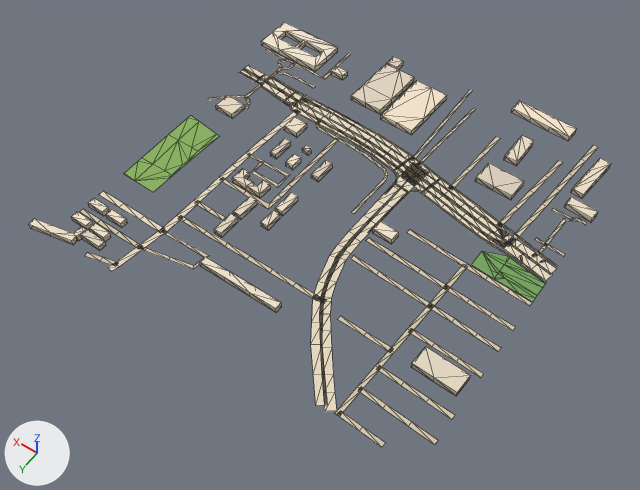
A saved change to the glTF model public/assets/bengaluru-region-v1/tiles/t16_-5-l0.glb.
Both versions are drawn from a 50 mm camera at (7869.0, -1651.0, 812.0) aimed at (8255.0, -2192.0, -38.0). Every picture has the same lights, and +X, +Y and +Z are marked at lower left. The first picture is the older version. Mesh edges are drawn as thin lines.

The first picture shows 'building', 'ground'.
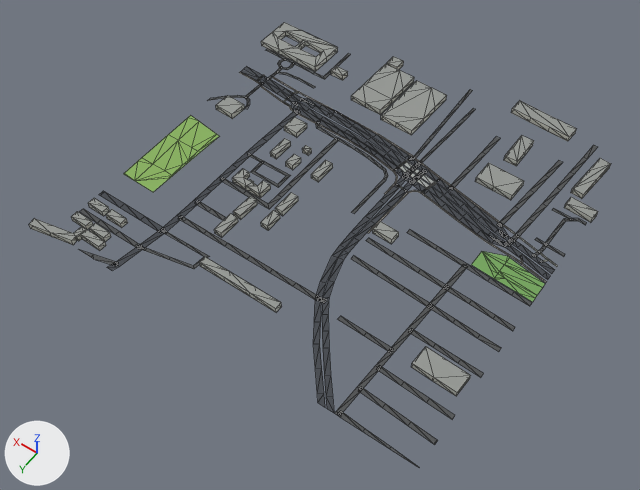
What the commit changed:
me_building is used by ob_building; location (8000.0, -2500.0, 0.0).
me_building had 358 vertices, 471 faces and spanned x -4.0..531.0, y -12.0..510.0, z 0.0..8.0.
me_building now has 358 vertices, 584 faces and spans x -4.0..531.0, y -12.0..510.0, z 0.0..8.0.
me_building part 1: 471 kept faces spanning x -4.0..531.0, y -12.0..510.0, z 0.0..8.0 get new vertex colours.
Edits to the shape of me_building do not show in these pictures.
me_ground is used by ob_ground; location (8000.0, -2500.0, 0.0).
me_ground had 951 vertices, 782 faces and spanned x -1.0..501.0, y 0.0..504.0, z 1.0.
me_ground now has 964 vertices, 795 faces and spans x 0.0..500.0, y 0.0..500.0, z 1.0.
me_ground part 2: the loose piece of 6 vertices spanning x 357.0..405.0, y 151.0..167.0, z 1.0 is scaled about its middle by (1, 0.614, 1).
me_ground part 3: the loose piece of 6 vertices spanning x 355.0..401.0, y 143.0..156.0, z 1.0 is scaled about its middle by (1, 0.588, 1).
me_ground part 4: the loose piece of 32 vertices spanning x 100.0..213.0, y 187.0..504.0, z 1.0 is rebuilt with 32 vertices and now spans x 111.0..219.0, y 159.0..500.0, z 1.0.
me_ground part 5: the loose piece of 12 vertices spanning x -1.0..69.0, y 192.0..217.0, z 1.0 is rebuilt with 12 vertices and now spans x 0.0..69.0, y 194.0..214.0, z 1.0.
me_ground part 6: the loose piece of 10 vertices spanning x 80.0..179.0, y 169.0..202.0, z 1.0 is rebuilt with 10 vertices and now spans x 80.0..178.0, y 172.0..199.0, z 1.0.
me_ground part 7: the loose piece of 10 vertices spanning x 400.0..500.0, y 135.0..155.0, z 1.0 is rebuilt with 10 vertices and now spans x 400.0..500.0, y 138.0..152.0, z 1.0.
me_ground part 8: the loose piece of 8 vertices spanning x -1.0..63.0, y 202.0..227.0, z 1.0 is rebuilt with 8 vertices and now spans x 0.0..62.0, y 205.0..225.0, z 1.0.
me_ground part 9: the loose piece of 8 vertices spanning x 84.0..180.0, y 178.0..210.0, z 1.0 is rebuilt with 8 vertices and now spans x 85.0..180.0, y 180.0..208.0, z 1.0.
me_ground part 10: the loose piece of 4 vertices spanning x 61.0..87.0, y 198.0..214.0, z 1.0 is rebuilt with 4 vertices and now spans x 61.0..86.0, y 201.0..211.0, z 1.0.
me_ground part 11: the loose piece of 4 vertices spanning x 67.0..82.0, y 190.0..203.0, z 1.0 is rebuilt with 4 vertices and now spans x 68.0..81.0, y 192.0..201.0, z 1.0.
me_ground part 12: the loose piece of 4 vertices spanning x 193.0..208.0, y 161.0..188.0, z 1.0 is rebuilt with 4 vertices and now spans x 196.0..206.0, y 161.0..188.0, z 1.0.
me_ground part 13: 28 vertices moved from x 28.0..501.0, y 145.0..463.0, z 1.0 to x 23.0..500.0, y 149.0..463.0, z 1.0; 88 vertices removed from x 29.0..500.0, y 38.0..504.0, z 1.0; 99 vertices added at x 0.0..500.0, y 35.0..500.0, z 1.0.
me_ground part 14: 7 vertices moved from x 407.0..449.0, y 418.0..503.0, z 1.0 to x 407.0..460.0, y 418.0..500.0, z 1.0; 3 vertices removed from x 427.0..466.0, y 418.0..498.0, z 1.0; 5 vertices added at x 441.0..498.0, y 418.0..495.0, z 1.0.
me_ground part 15: 4 vertices moved from x 46.0..54.0, y 63.0..95.0, z 1.0 to x 46.0..54.0, y 60.0..94.0, z 1.0; 2 vertices removed from x 44.0..50.0, y 31.0..32.0, z 1.0; 2 vertices added at x 44.0..50.0, y 27.0..28.0, z 1.0.
me_ground part 16: 522 kept faces spanning x 0.0..500.0, y 30.0..500.0, z 1.0 get new vertex colours; the middle colour goes from beige #d7c9ae to dark grey #535556.
Other edits to the shape of me_ground do not show in these pictures.

Boxes (x1, y1, x2, y2) around the edits, measured in the pictures (640 x 490 px; the box of a moved part takes in the faces that stretch with it):
'ground', reshaped: before (80, 49, 598, 447); after (80, 49, 598, 467)
part 1 of me_building, recoloured: (29, 22, 611, 396) in both
part 2 of me_ground, moved or reshaped: before (295, 100, 324, 119); after (295, 101, 323, 119)
part 3 of me_ground, moved or reshaped: before (298, 97, 330, 116); after (299, 100, 329, 115)
part 4 of me_ground, rebuilt (8% wider): before (319, 180, 416, 411); after (313, 164, 418, 407)
part 5 of me_ground, rebuilt: before (503, 234, 556, 273); after (504, 236, 555, 274)
part 6 of me_ground, rebuilt: before (433, 182, 499, 233); after (433, 183, 498, 233)
part 7 of me_ground, rebuilt (8% shorter): before (244, 65, 303, 102); after (244, 67, 301, 101)
part 8 of me_ground, rebuilt (8% narrower, 8% shorter): before (503, 242, 552, 280); after (505, 245, 550, 280)
part 9 of me_ground, rebuilt: before (427, 186, 492, 236); after (428, 187, 491, 235)
part 10 of me_ground, rebuilt (12% shorter): before (488, 232, 507, 248); after (488, 232, 506, 246)
part 11 of me_ground, rebuilt (13% narrower, 23% shorter): before (494, 228, 508, 240); after (495, 229, 507, 238)
part 12 of me_ground, rebuilt: before (409, 169, 429, 182); after (411, 169, 425, 182)
part 13 of me_ground, moved or reshaped: before (208, 69, 532, 447); after (207, 49, 532, 467)
part 14 of me_ground, moved or reshaped: before (85, 191, 165, 271); after (80, 191, 163, 271)
part 15 of me_ground, moved or reshaped: (543, 145, 598, 206) in both
part 16 of me_ground, recoloured: (80, 53, 586, 419) in both
